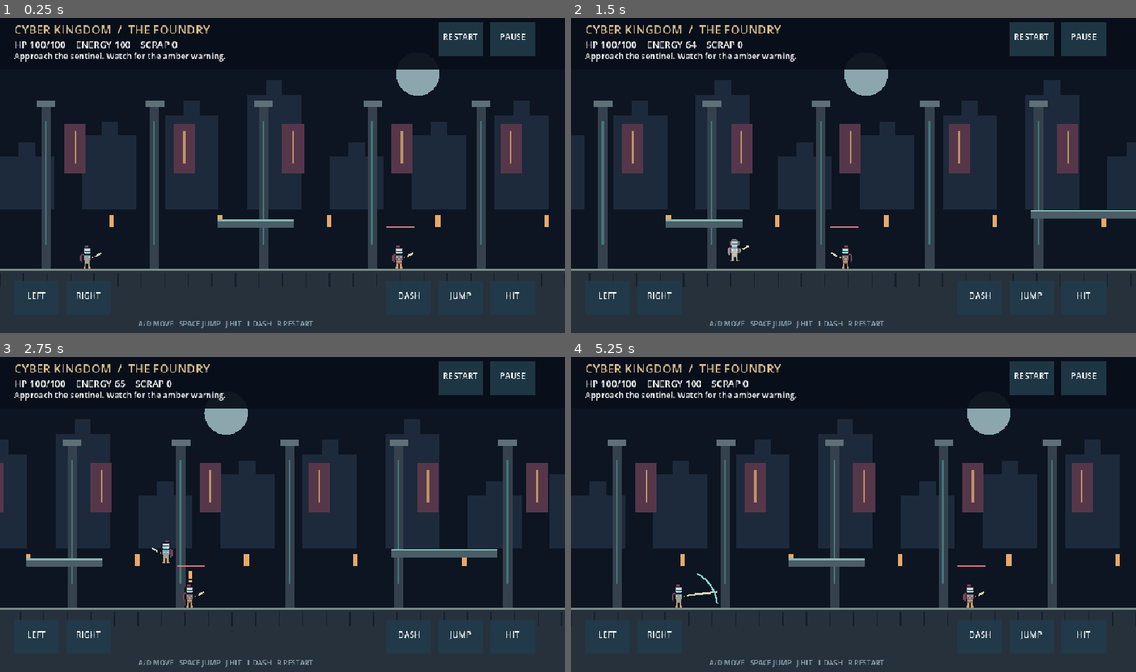
Above: before the commit, frames 1-4 (two rows, left to right).
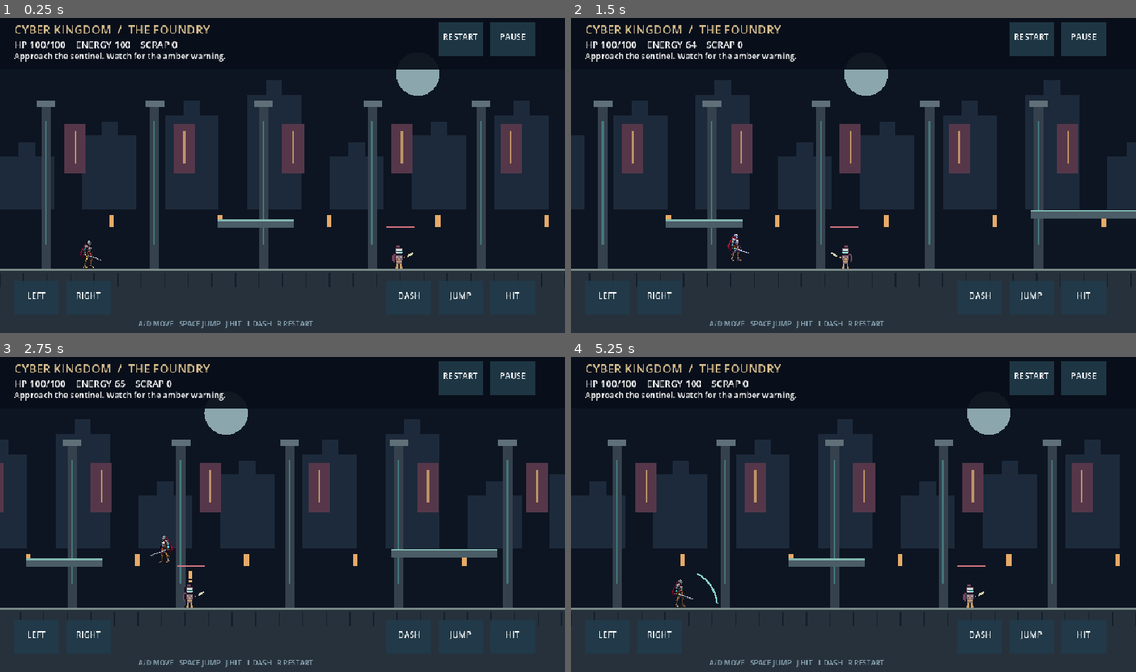
Above: after the commit, the same moments.

Repository: Poyueh/cyber-kingdom
Game: Godot game, scene res://scenes/training.tscn
Same seed, same stepped clock (60 frames per second), same inputs: the game is played once before the commit and once after it.
Inputs (mouse positions are in pixels of both pictures, inside the frame that each line leads up to):
- Up to frame 1 (0.25 s): no input
- Up to frame 2 (1.5 s): tap L (dash) at 0.5, 1.25 s; move the mouse to (977, 159) at 0.52 s; hold D (move_right) from 0.53 s (still down); tap J (attack) at 0.6 s; click (977, 159) at 0.67 s; tap Space (jump) at 0.77, 0.8, 1.07, 1.35 s; move the mouse to (740, 191) at 1.27 s
- Up to frame 3 (2.75 s): tap Space (jump) at 1.52, 1.82, 2.3 s; tap J (attack) at 1.55, 2.1 s; tap L (dash) at 2 s; move the mouse to (339, 442) at 2.02 s; release D (move_right) at 2.03 s; hold A (move_left) from 2.03 s (still down)
- Up to frame 4 (5.25 s): tap L (dash) at 2.75, 2.85, 3.5, 4.25 s; move the mouse to (825, 577) at 2.77 s; release A (move_left) at 2.78 s; hold D (move_right) 2.78-4.28 s; click (825, 577) at 2.92 s; tap Space (jump) at 3.02, 3.32, 3.77, 3.8, 4.07, 4.35, 4.52, 4.82 s; tap J (attack) at 3.05, 3.6, 4.55, 5.1 s; move the mouse to (1023, 561) at 3.52 s; tap Escape (pause) at 4.15 s; move the mouse to (684, 464) at 4.27 s; hold A (move_left) 4.28-5.03 s; tap R (restart) at 4.9 s; move the mouse to (881, 514) at 5.02 s; hold D (move_right) from 5.03 s (still down); click (881, 514) at 5.17 s

The runs differ from the first frame. In frame 1, 0.1% of the frame differs, in the area x 14-19%, y 70-80%; in frame 2, 0.2%; in frame 3, 0.1%; in frame 4, 0.2%, in the area x 17-26%, y 70-80%.

Commit message:
feat: render generated knight idle animation in training

Diff:
--- /dev/null
+++ b/data/knight_idle_frames.tres
@@ -0,0 +1,34 @@
+[gd_resource type="SpriteFrames" load_steps=6 format=3]
+
+[ext_resource type="Texture2D" path="res://art/characters/knight/idle-v001.png" id="1"]
+
+[sub_resource type="AtlasTexture" id="frame_0"]
+atlas = ExtResource("1")
+region = Rect2(0, 19, 627, 560)
+filter_clip = true
+
+[sub_resource type="AtlasTexture" id="frame_1"]
+atlas = ExtResource("1")
+region = Rect2(627, 19, 627, 560)
+filter_clip = true
+
+[sub_resource type="AtlasTexture" id="frame_2"]
+atlas = ExtResource("1")
+region = Rect2(0, 637, 627, 560)
+filter_clip = true
+
+[sub_resource type="AtlasTexture" id="frame_3"]
+atlas = ExtResource("1")
+region = Rect2(627, 637, 627, 560)
+filter_clip = true
+
+[resource]
+animations = [{
+"frames": [{"duration": 1.0, "texture": SubResource("frame_0")},
+{"duration": 1.0, "texture": SubResource("frame_1")},
+{"duration": 1.0, "texture": SubResource("frame_2")},
+{"duration": 1.0, "texture": SubResource("frame_3")}],
+"loop": true,
+"name": &"idle",
+"speed": 4.0
+}]
--- a/presentation/actor_body.gd
+++ b/presentation/actor_body.gd
@@ -13,11 +13,14 @@
 var model: Fighter
 var tuning: Resource
 var telegraph: bool = false
+@onready var visual: AnimatedSprite2D = get_node_or_null("KnightVisual")
 
 func configure(fighter: Fighter, parameters: Resource) -> void:
 	model = fighter
 	tuning = parameters
 	velocity = Vector2.ZERO
+	if visual != null:
+		visual.reset_pose()
 	queue_redraw()
 
 func advance_motion(direction: float, jump_requested: bool, seconds: float) -> void:
@@ -33,25 +36,30 @@
 		velocity.x = 0.0
 	velocity.y += tuning.gravity * seconds
 	move_and_slide()
+	if visual != null:
+		visual.present({"alive": model.is_alive(), "facing": model.facing,
+			"moving": absf(velocity.x) > 0.1 or not is_on_floor() or model.attack_remaining > 0.0,
+			"invulnerable": model.invulnerability_remaining > 0.0}, seconds)
 	queue_redraw()
 
 func _draw() -> void:
 	if model == null or not model.is_alive():
 		return
-	for row in range(PIXELS.size()):
-		for column in range(PIXELS[row].length()):
-			var key: String = PIXELS[row][column]
-			if not PALETTE.has(key):
-				continue
-			var shade: Color = PALETTE[key]
-			if is_enemy and key == "H":
-				shade = Color("826875")
-			if model.invulnerability_remaining > 0.0:
-				shade = shade.lightened(0.35)
-			var x := column if model.facing > 0 else 15 - column
-			draw_rect(Rect2(x * 2 - 16, row * 2 - 38, 2, 2), shade)
 	var reach: float = model.stats.attack_range if model.attack_remaining > 0.0 else 22.0
-	draw_line(Vector2(model.facing * 12, -20), Vector2(model.facing * reach, -26), Color("d8d6b1"), 3.0)
+	if visual == null:
+		for row in range(PIXELS.size()):
+			for column in range(PIXELS[row].length()):
+				var key: String = PIXELS[row][column]
+				if not PALETTE.has(key):
+					continue
+				var shade: Color = PALETTE[key]
+				if is_enemy and key == "H":
+					shade = Color("826875")
+				if model.invulnerability_remaining > 0.0:
+					shade = shade.lightened(0.35)
+				var x := column if model.facing > 0 else 15 - column
+				draw_rect(Rect2(x * 2 - 16, row * 2 - 38, 2, 2), shade)
+		draw_line(Vector2(model.facing * 12, -20), Vector2(model.facing * reach, -26), Color("d8d6b1"), 3.0)
 	if model.attack_remaining > 0.0:
 		draw_arc(Vector2.ZERO, reach, -1.1 if model.facing > 0 else -3.1, -0.1 if model.facing > 0 else -2.1, 12, Color("89d4d0"), 3.0)
 	if telegraph:
--- /dev/null
+++ b/presentation/knight_visual.gd
@@ -0,0 +1,31 @@
+extends AnimatedSprite2D
+## Presentation-only pose adapter. Game time drives animation so pause stays exact.
+const IdleFrames = preload("res://data/knight_idle_frames.tres")
+var _elapsed: float = 0.0
+
+func _init() -> void:
+	sprite_frames = IdleFrames
+	animation = &"idle"
+	texture_filter = CanvasItem.TEXTURE_FILTER_NEAREST
+
+func reset_pose() -> void:
+	_elapsed = 0.0
+	frame = 0
+	visible = true
+	flip_h = false
+	modulate = Color.WHITE
+
+func present(pose: Dictionary, seconds: float) -> void:
+	visible = pose.alive
+	if not visible:
+		return
+	flip_h = pose.facing < 0
+	modulate = Color(1.35, 1.35, 1.5) if pose.invulnerable else Color.WHITE
+	if pose.moving:
+		_elapsed = 0.0
+		frame = 0
+	elif seconds > 0.0 and is_finite(seconds):
+		var count := sprite_frames.get_frame_count(animation)
+		var speed := sprite_frames.get_animation_speed(animation)
+		_elapsed = fmod(_elapsed + seconds, float(count) / speed)
+		frame = int(_elapsed * speed) % count
--- /dev/null
+++ b/scenes/knight_visual.tscn
@@ -0,0 +1,10 @@
+[gd_scene load_steps=3 format=3]
+[ext_resource type="Script" path="res://presentation/knight_visual.gd" id="1"]
+[ext_resource type="SpriteFrames" path="res://data/knight_idle_frames.tres" id="2"]
+[node name="KnightVisual" type="AnimatedSprite2D"]
+position = Vector2(0, -25.2)
+scale = Vector2(0.09, 0.09)
+texture_filter = 1
+sprite_frames = ExtResource("2")
+animation = &"idle"
+script = ExtResource("1")
--- a/scenes/training.tscn
+++ b/scenes/training.tscn
@@ -1,9 +1,10 @@
-[gd_scene load_steps=9 format=3]
+[gd_scene load_steps=10 format=3]
 [ext_resource type="Script" path="res://bootstrap/training_root.gd" id="1"]
 [ext_resource type="PackedScene" path="res://scenes/actor.tscn" id="2"]
 [ext_resource type="Script" path="res://presentation/arena_view.gd" id="3"]
 [ext_resource type="Script" path="res://presentation/input_adapter.gd" id="4"]
 [ext_resource type="PackedScene" path="res://scenes/training_hud.tscn" id="5"]
+[ext_resource type="PackedScene" path="res://scenes/knight_visual.tscn" id="knight_visual"]
 [sub_resource type="RectangleShape2D" id="floor"]
 size = Vector2(1800, 110)
 [sub_resource type="RectangleShape2D" id="platform"]
@@ -39,6 +40,8 @@
 shape = SubResource("wall")
 [node name="Knight" parent="." instance=ExtResource("2")]
 position = Vector2(150, 420)
+[node name="KnightVisual" parent="Knight" instance=ExtResource("knight_visual")]
+
 [node name="Camera2D" type="Camera2D" parent="Knight"]
 position = Vector2(200, -160)
 limit_left = 0
--- a/tests/run_tests.gd
+++ b/tests/run_tests.gd
@@ -7,7 +7,7 @@
 	call_deferred("_run")
 
 func _run() -> void:
-	var suites := ["res://tests/test_combat.gd", "res://tests/test_session.gd", "res://tests/test_file_store.gd"]
+	var suites := ["res://tests/test_combat.gd", "res://tests/test_session.gd", "res://tests/test_file_store.gd", "res://tests/test_knight_visual.gd"]
 	for suite_path in suites:
 		var script = load(suite_path)
 		if script == null or not script.can_instantiate():
--- /dev/null
+++ b/tests/test_knight_visual.gd
@@ -0,0 +1,27 @@
+extends RefCounted
+const KnightVisual = preload("res://presentation/knight_visual.gd")
+
+func test_idle_animation_advances_only_with_game_time(t) -> void:
+	var view = KnightVisual.new()
+	var pose := {"alive": true, "facing": 1, "moving": false, "invulnerable": false}
+	view.present(pose, 0.26)
+	t.equal(view.frame, 1, "idle advances to its next drawing")
+	view.present(pose, 0.0)
+	t.equal(view.frame, 1, "paused game time holds the drawing")
+	pose.moving = true
+	view.present(pose, 0.26)
+	t.equal(view.frame, 0, "movement uses neutral pose until run art exists")
+	view.free()
+
+func test_death_facing_and_restart_are_visible(t) -> void:
+	var view = KnightVisual.new()
+	view.present({"alive": true, "facing": -1, "moving": false, "invulnerable": true}, 0.26)
+	t.truth(view.flip_h, "left-facing knight mirrors its drawing")
+	t.truth(view.modulate != Color.WHITE, "invulnerability has visual feedback")
+	view.present({"alive": false, "facing": -1, "moving": false, "invulnerable": false}, 0.1)
+	t.equal(view.visible, false, "defeated knight disappears with its model")
+	view.reset_pose()
+	t.truth(view.visible, "restart restores knight artwork")
+	t.equal(view.frame, 0, "restart begins a fresh idle loop")
+	t.equal(view.modulate, Color.WHITE, "restart clears damage tint")
+	view.free()
Binary file added: art/characters/knight/idle-v001.png
Not shown, added: art/characters/knight/idle-v001.png.import
Not shown, added: art/characters/knight/idle-v001.prompt.txt
Binary file added: docs/previews/training-knight-v001.png
Not shown, added: docs/previews/training-knight-v001.png.import
Not shown, added: presentation/knight_visual.gd.uid
Not shown, added: tests/test_knight_visual.gd.uid
Not shown, changed: README.md
Not shown, changed: art/README.md
Not shown, added: art/characters/knight/README.md
Not shown, changed: docs/ARCHITECTURE.md
Not shown, changed: docs/STATUS.md
(and 1 more such lines)
